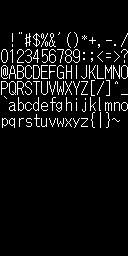
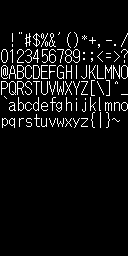
Layered file, before and after one edit (w=128, h=256). Changes by layer:
painted on "Foreground" over [97, 81, 104, 95]
